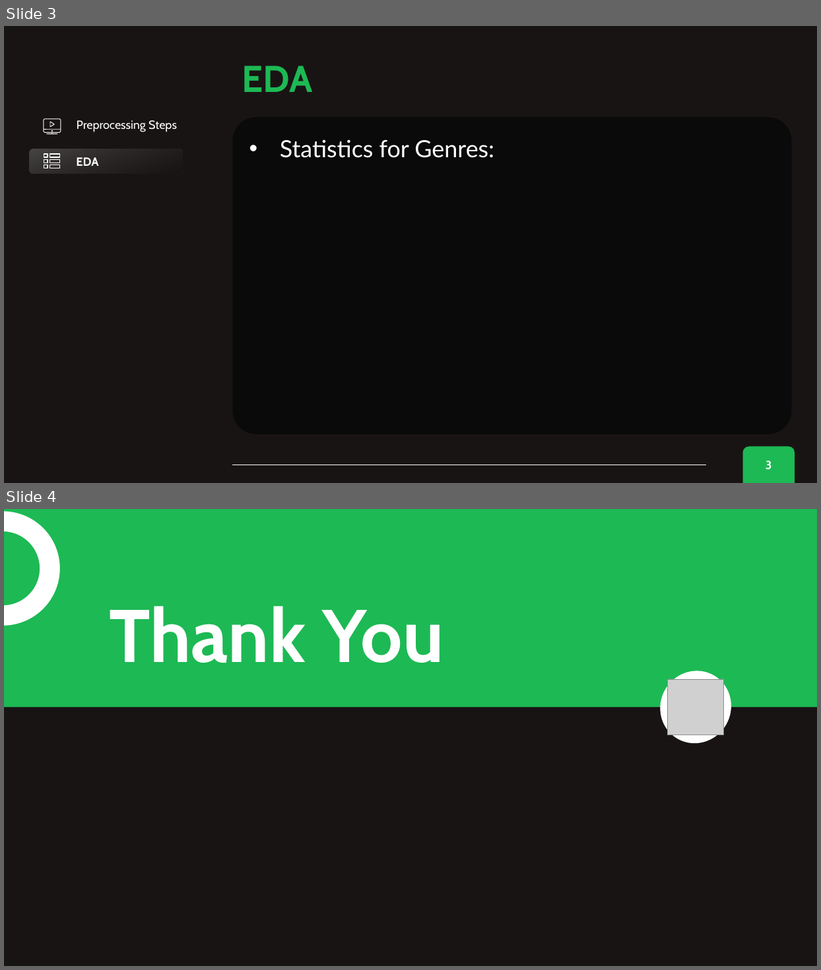
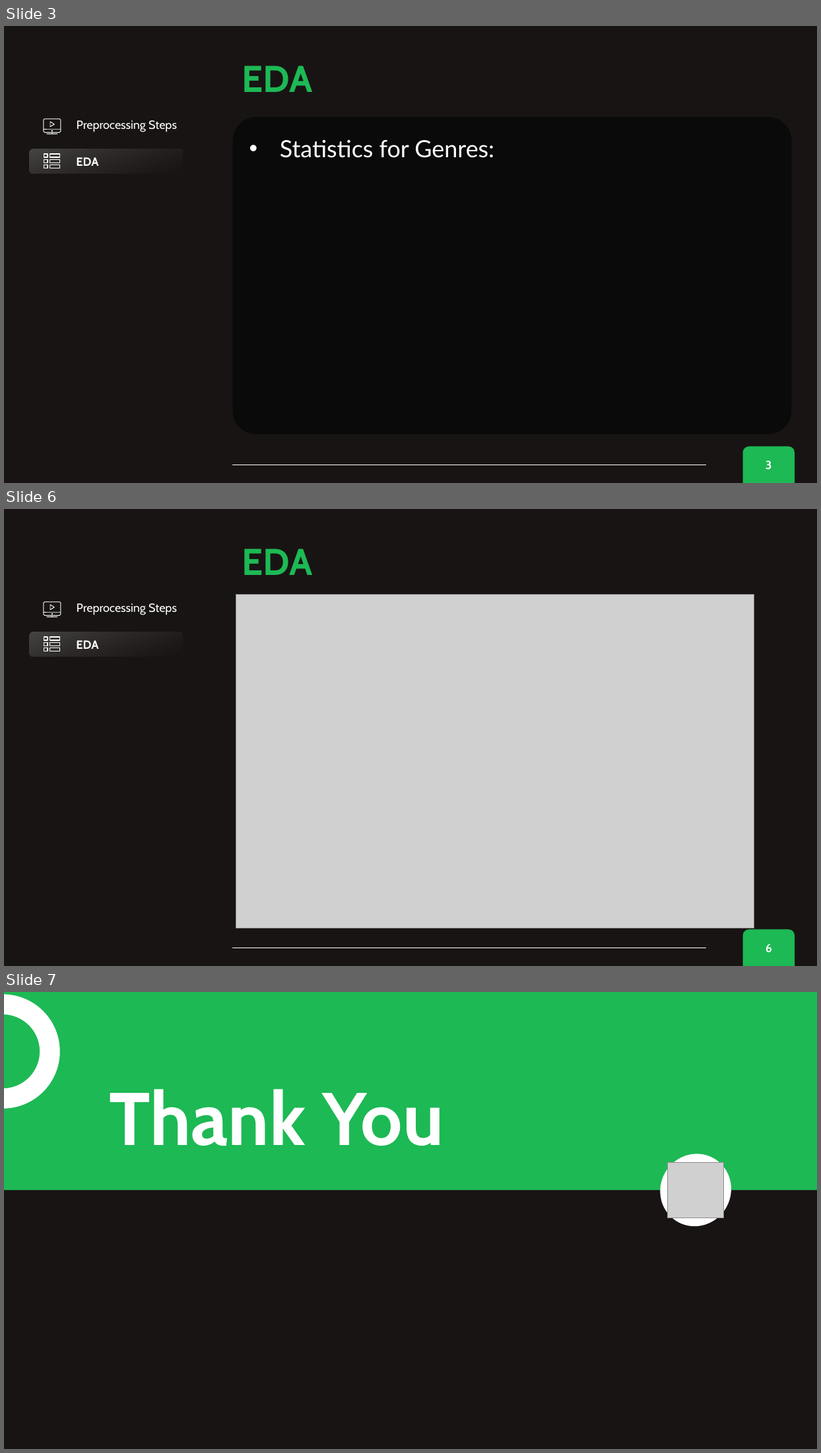
Before and after one commit to merve017/spotify_nlp, a slide deck: Presentations/Spotify NLP status 20231005.pptx. Shown one above the other, each under a label of ours: slides 3 and 4 before the commit, slides 3, 6 and 7 after it; the slides between them are not shown. The pictures are 821x970 and 821x1453 pixels, drawn with LibreOffice and Linux fonts; fonts in the diff are those of the drawing; grey boxes stand for pictures. Boxes give left, top, right and bottom in pixels: in the first picture for what was removed or moved away, otherwise in the second. Text is boxed around its words. In the diff, an @@ line names an element or a change of style, - is before the commit and + after.

```diff
--- a/Presentations/Spotify NLP status 20231005.pptx
+++ b/Presentations/Spotify NLP status 20231005.pptx
@@ slide 6 added at [4,509,817,966], background #191414; not listed: 3 template elements that a slide beside it also shows @@
@@ text added at [242,549,312,575], 44 pt, text #1DB954, bold @@
+EDA
@@ group added at [44,601,61,617]: 3 lines, 2 freeform shapes, 1 ellipse @@
@@ text added at [77,603,177,615], 14 pt, text #FFFFFF @@
+Preprocessing Steps
@@ picture added at [236,595,754,929] @@
@@ rounded rectangle added at [30,632,183,657], fill gradient #808080 to #191414, 14 pt, text #FFFFFF, bold @@
+EDA
@@ group added at [44,637,60,652]: 6 rectangles @@
@@ what was slide 4 is now slide 7 @@
```
Also in this commit, not shown: 2 other slides added.
